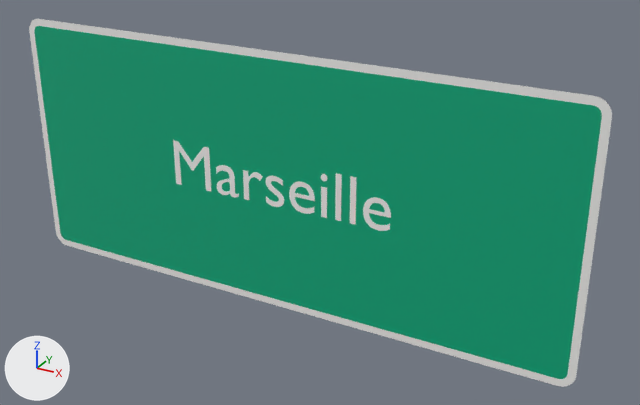
The glTF model panneaux/06_D_direction/D29.glb: old version first, new version second.
Rendered twice from a 50 mm camera at (1.107, -1.778, 0.871) aimed at (0.108, 0.039, -0.037). Arrows for +X, +Y and +Z are at lower left; the lights stay in place. The older version comes first. Where no turn or scale is listed for an object, it has been applied to the vertices. Vertices at exactly the same position are counted once.

The older version as bpy lines, for what is in view:
```python
me_cadre_046 = bpy.data.meshes.new('cadre.046')
me_cadre_046.from_pydata(...)  # 48 vertices, 92 faces; spans x -0.8..0.8, y 0.0, z -0.35..0.35
me_cadre_046.materials.append(mat_blanc_retro)  # white #f3f3f1
me_fond_046 = bpy.data.meshes.new('fond.046')
me_fond_046.from_pydata(...)  # 48 vertices, 92 faces; spans x -0.78..0.78, y 0.0, z -0.33..0.33
me_fond_046.materials.append(mat_vert_panneau)  # green #00aa7c
me_t_073 = bpy.data.meshes.new('t.073')
me_t_073.from_pydata(...)  # 1272 vertices, 2516 faces; spans x -0.317..0.324, y 0.0, z -0.057..0.07
me_t_073.materials.append(mat_blanc_retro)  # white #f3f3f1
ob_d29_cadre00 = bpy.data.objects.new('D29_cadre00', me_cadre_046)
ob_d29_cadre00.location = (0.0, -0.002, 0.0)
ob_d29_fond01 = bpy.data.objects.new('D29_fond01', me_fond_046)
ob_d29_fond01.location = (0.0, -0.002, 0.0)
ob_d29_txt02 = bpy.data.objects.new('D29_txt02', me_t_073)
ob_d29_txt02.location = (0.0, -0.002, 0.0)
```
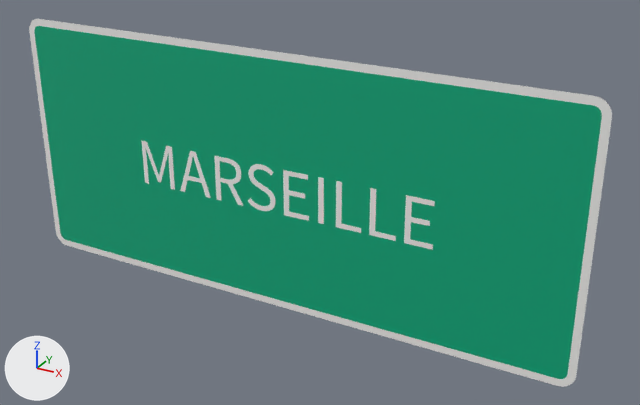
Pixel boxes (x1, y1, x2, y2) of what changed, in the pictures (640 x 405 px; the box of a moved part takes in the faces that stretch with it):
'D29_txt02', reshaped (35% wider, 20% taller): before (173, 140, 391, 231); after (141, 141, 435, 250)
part 1 of me_t_073, added: after (318, 177, 324, 224)
part 2 of me_t_073, rebuilt (29% wider, 50% taller): before (216, 165, 239, 198); after (214, 156, 244, 206)
part 3 of me_t_073, rebuilt (54% taller): before (363, 197, 391, 231); after (369, 188, 396, 241)
part 4 of me_t_073, rebuilt (58% taller): before (289, 182, 315, 214); after (283, 170, 309, 221)
part 5 of me_t_073, rebuilt (18% narrower, 8% shorter): before (173, 140, 211, 191); after (180, 151, 211, 198)
part 6 of me_t_073, added: after (141, 141, 175, 190)
part 7 of me_t_073, added: after (404, 195, 435, 250)
part 8 of me_t_073, deleted: before (321, 174, 328, 181)
part 9 of me_t_073, deleted: before (350, 176, 356, 225)
part 10 of me_t_073, deleted: before (321, 186, 327, 218)
part 11 of me_t_073, moved or reshaped: before (243, 170, 284, 207); after (248, 164, 276, 211)
part 12 of me_t_073, moved or reshaped: before (335, 173, 342, 221); after (336, 181, 361, 233)

The change in detail:
me_t_073 is used by ob_d29_txt02; location (0.0, -0.002, 0.0).
me_t_073 had 1272 vertices, 2516 faces and spanned x -0.317..0.324, y 0.0, z -0.057..0.07.
me_t_073 now has 698 vertices, 1368 faces and spans x -0.427..0.435, y 0.0, z -0.077..0.053.
me_t_073 part 1: a new loose piece, a box spanning x 0.12568..0.14137, y -0.0002..0.0002, z -0.07435..0.05065, in mat_blanc_retro (white #f3f3f1).
me_t_073 part 2: the loose piece of 348 vertices spanning x -0.182..-0.112, y 0.0, z -0.057..0.029 is rebuilt with 118 vertices and now spans x -0.185..-0.098, y 0.0, z -0.074..0.051.
me_t_073 part 3: the loose piece of 198 vertices spanning x 0.25..0.324, y 0.0, z -0.057..0.029 is rebuilt with 12 vertices and now spans x 0.268..0.339, y 0.0, z -0.074..0.051.
me_t_073 part 4: the loose piece of 198 vertices spanning x 0.042..0.116, y 0.0, z -0.057..0.029 is rebuilt with 24 vertices and now spans x 0.025..0.099, y 0.0, z -0.074..0.051.
me_t_073 part 5: the loose piece of 30 vertices spanning x -0.317..-0.2, y 0.0, z -0.055..0.07 is rebuilt with 72 vertices and now spans x -0.305..-0.203, y 0.0, z -0.074..0.051.
me_t_073 part 6: a new loose piece of 132 vertices spanning x -0.427..-0.323, y 0.0, z -0.074..0.051, in mat_blanc_retro (white #f3f3f1).
me_t_073 part 7: a new loose piece of 24 vertices spanning x 0.361..0.435, y 0.0, z -0.074..0.051, in mat_blanc_retro (white #f3f3f1).
me_t_073 part 8: the loose piece of 96 vertices spanning x 0.133..0.152, y 0.0, z 0.043..0.062 is deleted.
me_t_073 part 9: the loose piece of 8 vertices spanning x 0.214..0.231, y 0.0, z -0.055..0.07 is deleted.
me_t_073 part 10: the loose piece of 8 vertices spanning x 0.134..0.15, y 0.0, z -0.055..0.027 is deleted.
me_t_073 part 11: 6 vertices moved within x -0.076..-0.016, y 0.0, z -0.039..0.028; 366 vertices removed from x -0.096..0.027, y 0.0, z -0.057..0.029; 284 vertices added at x -0.085..0.001, y 0.0, z -0.077..0.053.
me_t_073 part 12: 8 vertices removed from x 0.174..0.19, y 0.0, z -0.055..0.07; 12 vertices added at x 0.176..0.246, y 0.0, z -0.074..0.051.
